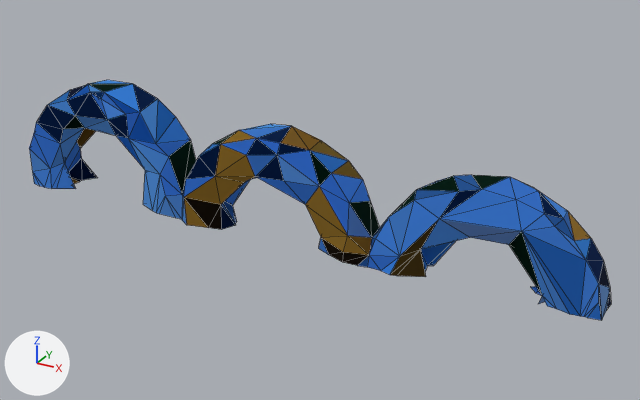
Before and after pictures for a commit that changed the glTF model Content/Models/Imported/tires_decor/lod2-m0-p0.glb.
Rendered twice from a 50 mm lens placed at (1.249, -1.714, 1.182), pointed at (0.082, 0.408, 0.121). Arrows for +X, +Y and +Z are at lower left; the lights stay in place. The picture after the commit comes second. Mesh edges are drawn as thin lines. Vertices at exactly the same position are counted once.
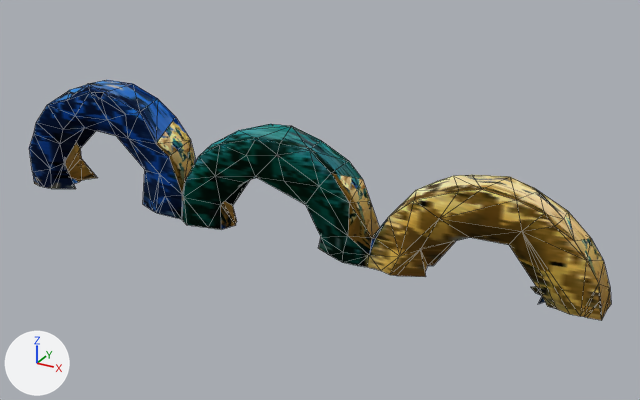
What the commit changed:
me_mesh_0 has 233 vertices, 377 faces and spans x -1.0..0.94, y 0.28..0.48, z 0.0..0.38.
me_mesh_0 is used by ob_mesh_0; location (0.0, 0.0, 0.0).
Verts and faces of me_mesh_0; kept vertices keep their numbers, new ones are numbered from 233.
Before the commit, vertices of me_mesh_0: 138 (-0.33, 0.28, 0.09) at pixel (183, 197), 193 (-0.36, 0.3, 0.0) at pixel (182, 220), 194 (-0.32, 0.28, 0.0) at pixel (186, 225), 212 (-0.25, 0.3, 0.0) at pixel (208, 227), 226 (-0.32, 0.28, 0.0) at pixel (186, 225).
Before the commit, vertices of me_mesh_0: 166 (0.93, 0.33, 0.05) at pixel (598, 302), 167 (0.9, 0.32, 0.0) at pixel (587, 317), 168 (0.94, 0.33, 0.0) at pixel (601, 320), 169 (0.9, 0.32, 0.0) at pixel (584, 316), 170 (0.92, 0.33, 0.1) at pixel (598, 283).
Before the commit, vertices of me_mesh_0: 171 (0.89, 0.32, 0.0) at pixel (580, 316).
Part 1, on me_mesh_0:
Faces deleted: (138, 193, 194), (138, 226, 212).
New faces: (138, 193, 226), (138, 194, 212).
Part 2, on me_mesh_0:
Faces deleted: (166, 167, 168), (166, 170, 169), (166, 169, 167), (169, 170, 171).
Vertex 167 moves to (0.9, 0.32, 0.0), pixel (584, 316).
Vertex 169 moves to (0.9, 0.32, 0.0), pixel (587, 317).
New faces: (166, 169, 168), (166, 170, 167), (166, 167, 169), (167, 170, 171).
me_mesh_0 part 3: 369 kept faces spanning x -1.0..0.94, y 0.28..0.48, z 0.0..0.38 get new texture (UV) coordinates.

Pixel boxes [x1, y1, x2, y2] of what changed, in the pictures (640 x 400 px; the box of a moved part takes in the faces that stretch with it):
part 1 of me_mesh_0, moved or reshaped
    both: [182, 199, 208, 228]
part 2 of me_mesh_0, moved or reshaped
    both: [581, 284, 601, 320]
part 3 of me_mesh_0, surface changed
    both: [29, 80, 611, 320]
